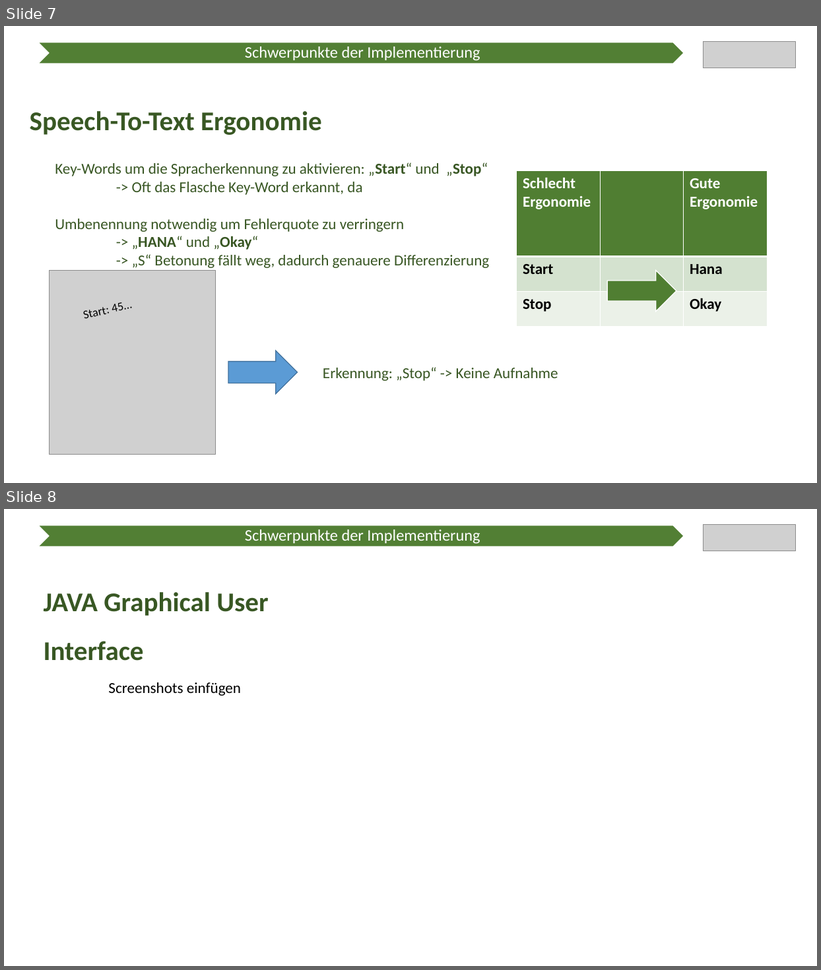
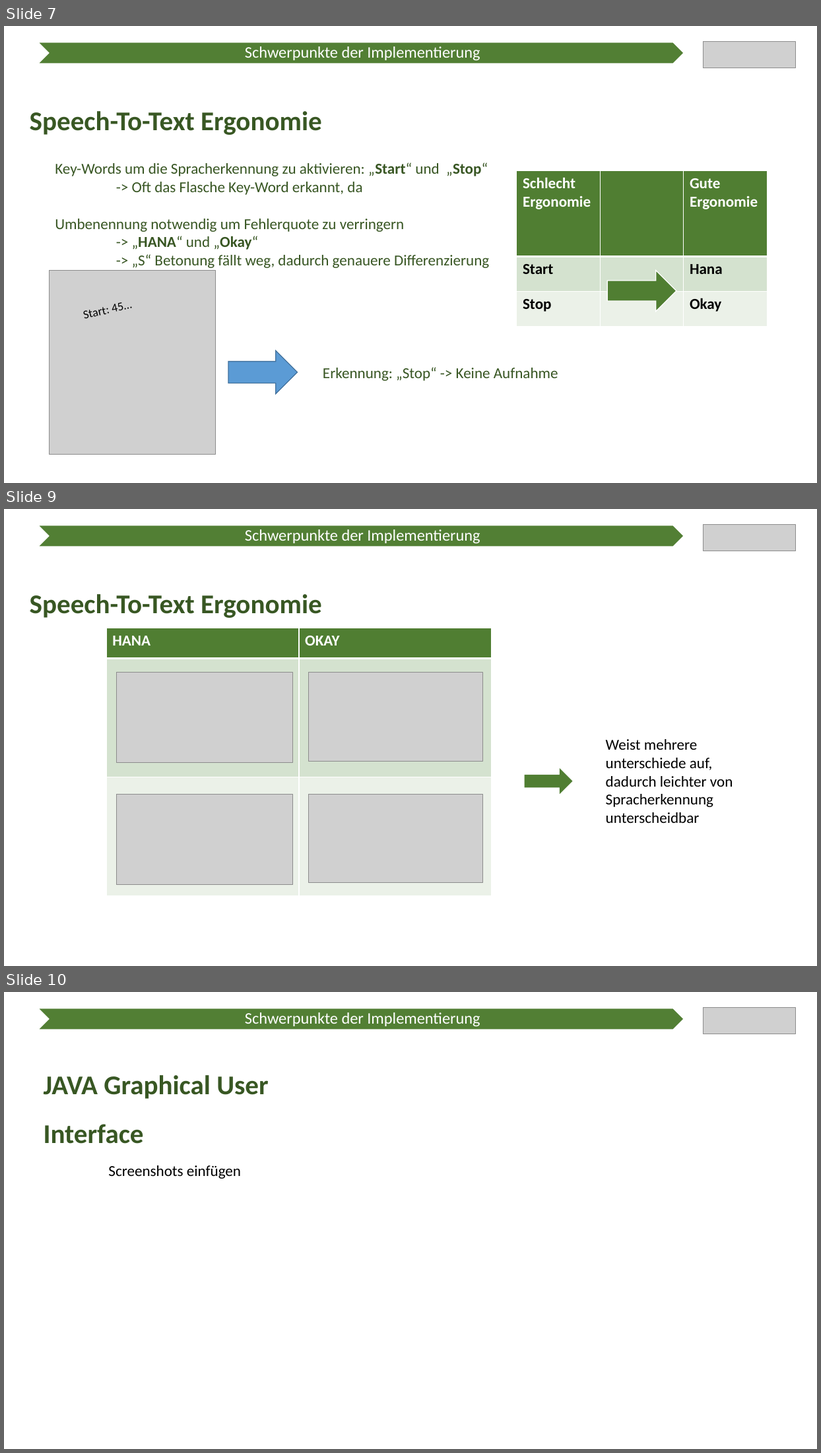
Before and after one commit to Ratoh/SAPLEXA, a slide deck: CavallaroAngelo/Präsentation Wahlmodulvorstellung/SAPlexa Präsentation.pptx. Shown one above the other, each under a label of ours: slides 7 and 8 before the commit, slides 7, 9 and 10 after it; the slides between them are not shown. The pictures are 821x970 and 821x1453 pixels, drawn with LibreOffice and Linux fonts; fonts in the diff are those of the drawing; grey boxes stand for pictures. Boxes give left, top, right and bottom in pixels: in the first picture for what was removed or moved away, otherwise in the second. Text is boxed around its words. In the diff, an @@ line names an element or a change of style, - is before the commit and + after.

```diff
--- a/CavallaroAngelo/Präsentation Wahlmodulvorstellung/SAPlexa Präsentation.pptx
+++ b/CavallaroAngelo/Präsentation Wahlmodulvorstellung/SAPlexa Präsentation.pptx
@@ slide 9 added at box(4, 509, 817, 966), background #FFFFFF @@
@@ chevron added at box(38, 525, 684, 547), fill #538035, outline #FFFFFF 1.5 pt @@
@@ picture added at box(703, 524, 796, 551) @@
@@ text added at box(245, 529, 480, 543), 19 pt, text #FFFFFF @@
+Schwerpunkte der Implementierung
@@ text added at box(30, 594, 322, 618), 32 pt, text #385723, bold @@
+Speech-To-Text Ergonomie
@@ table added at box(106, 628, 492, 896), 3 rows, 2 columns @@
+HANA | OKAY
+ | 
+ | 
@@ picture added at box(116, 673, 293, 763) @@
@@ picture added at box(309, 673, 483, 762) @@
@@ text added at box(606, 739, 733, 823), 18 pt, text #000000 @@
+Weist mehrere unterschiede auf, dadurch leichter von Spracherkennung unterscheidbar
@@ right arrow added at box(525, 768, 573, 794), fill #507E32 @@
@@ picture added at box(116, 795, 293, 885) @@
@@ picture added at box(309, 795, 483, 883) @@
@@ what was slide 8 is now slide 10 @@
```
Also in this commit, not shown: 1 other slide added.
